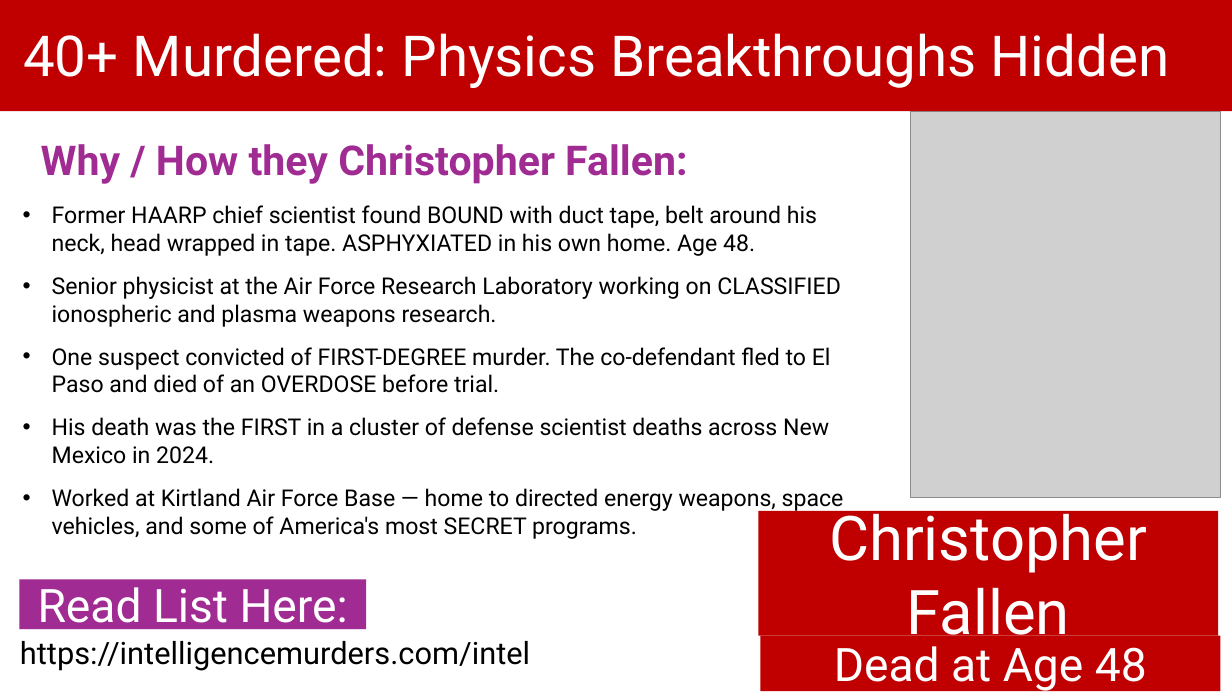
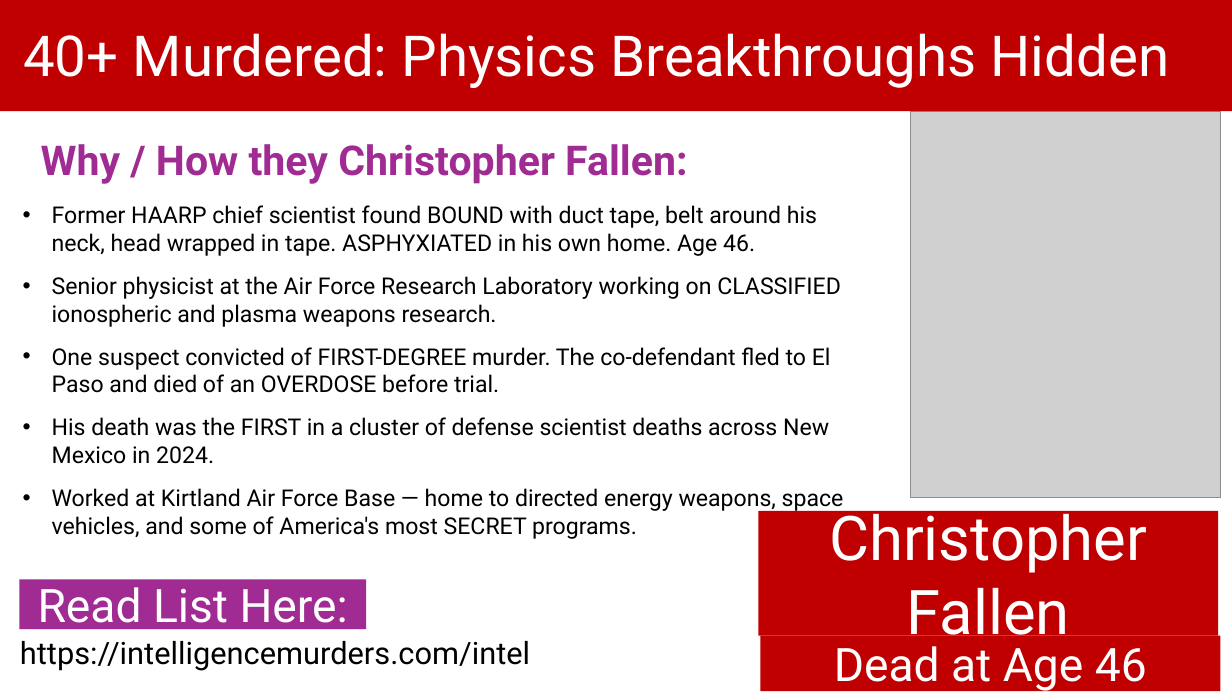
Before and after one commit to BryanStarbuck/UAP_Murder_Docus, a slide deck: slide 7 of Physics/Physics_Murders.pptx. Drawn at 1232x693 pixels with LibreOffice and Linux fonts; fonts in the diff are those of the drawing; grey boxes stand for pictures. Boxes give left, top, right and bottom in pixels: in the first picture for what was removed or moved away, otherwise in the second. Text is boxed around its words. In the diff, an @@ line names an element or a change of style, - is before the commit and + after.

```diff
--- a/Physics/Physics_Murders.pptx
+++ b/Physics/Physics_Murders.pptx
@@ text at (52,205,817,256): text changed @@
-• Former HAARP chief scientist found BOUND with duct tape, belt around his neck, head wrapped in tape. ASPHYXIATED in his own home. Age 48.
+• Former HAARP chief scientist found BOUND with duct tape, belt around his neck, head wrapped in tape. ASPHYXIATED in his own home. Age 46.
@@ text in rectangle at (834,646,1147,693): text changed @@
-Dead at Age 48
+Dead at Age 46
```
Also in this commit, not shown: 4 other slides changed, 58 other files.
